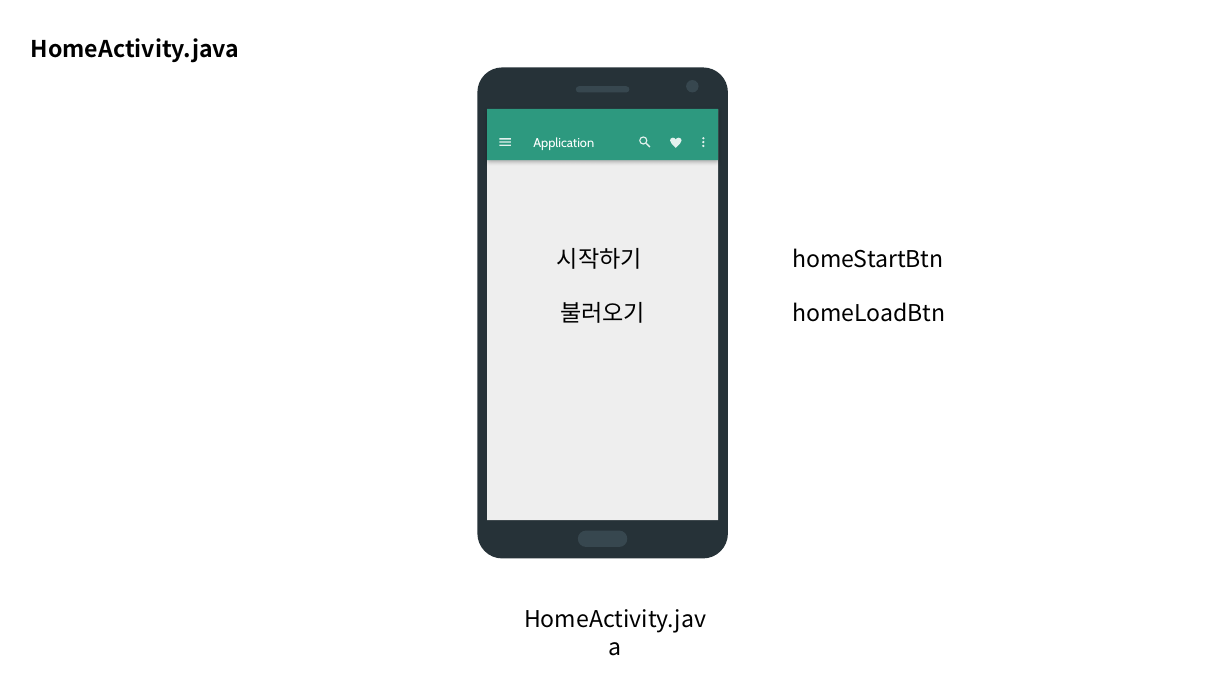
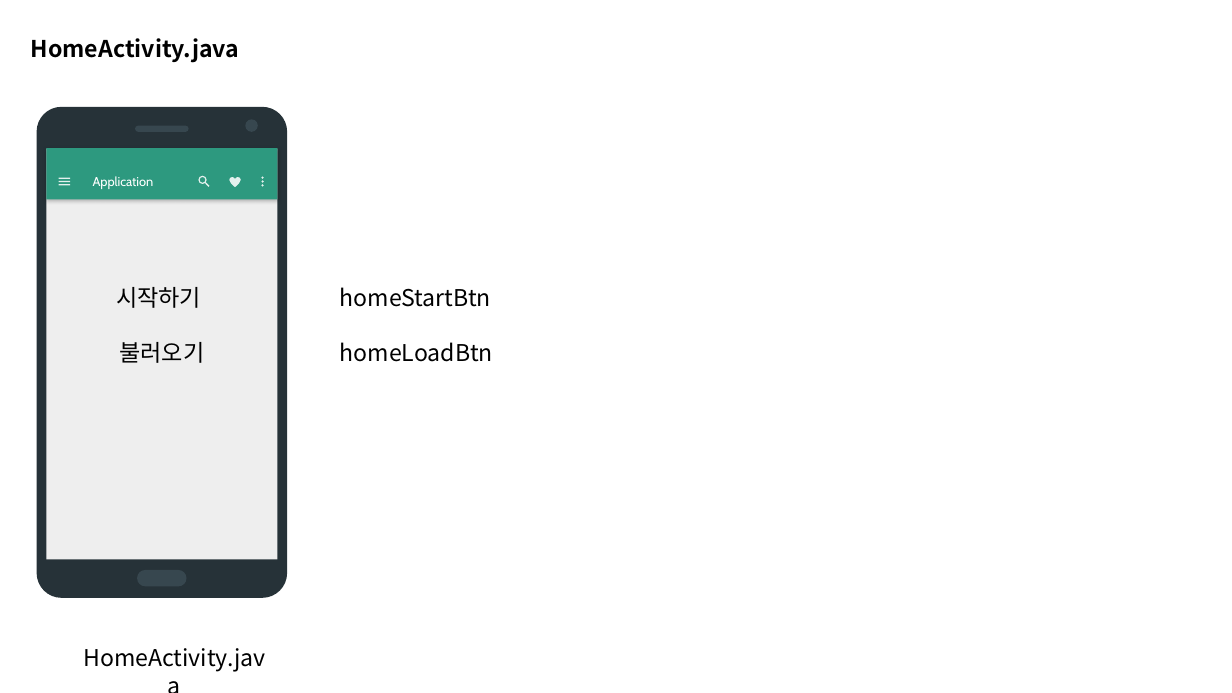
Before and after one commit to quki/PREZENTAINER, a slide deck: slide 5 of 스토리보드.pptx. Drawn at 1232x693 pixels with LibreOffice and Linux fonts; fonts in the diff are those of the drawing. Boxes give left, top, right and bottom in pixels: in the first picture for what was removed or moved away, otherwise in the second. Text is boxed around its words. In the diff, an @@ line names an element or a change of style, - is before the commit and + after.

```diff
--- a/스토리보드.pptx
+++ b/스토리보드.pptx
@@ 7 freeform shapes, 3 texts, 2 rectangles, 1 ellipse: place and size @@
-7 freeform shapes, 3 texts, 2 rectangles, 1 ellipse at (478, 67, 728, 633)
+7 freeform shapes, 3 texts, 2 rectangles, 1 ellipse at (37, 107, 287, 672)
@@ text "homeStartBtn": place and size @@
-text "homeStartBtn" at (792, 248, 943, 268)
+text "homeStartBtn" at (340, 287, 491, 307)
@@ text "homeLoadBtn": place and size @@
-text "homeLoadBtn" at (792, 302, 945, 322)
+text "homeLoadBtn" at (340, 342, 493, 362)
```
Also in this commit, not shown: 5 other slides changed, 1 slide removed, 43 other files.
